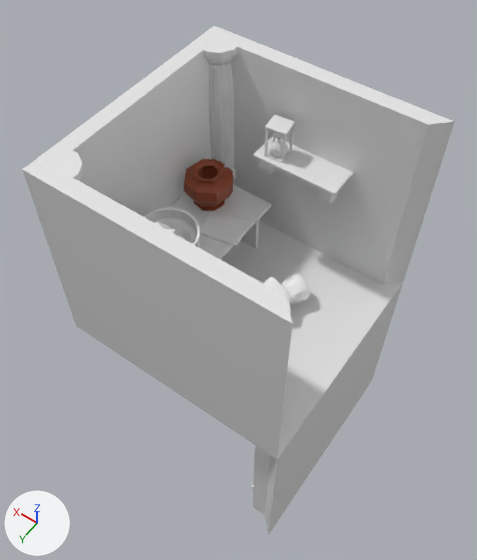
What one commit did to the Blender file Unity_Folder/S.U.C.A_1/Assets/level_7/level_7.blend.
Before and after are seen from a camera (50 mm lens) standing at (-2.18, 3.14, 5.25) and looking at (0.15, -0.12, 0.14). The axes (+X, +Y, +Z) are drawn at lower left. The lights are the same throughout.

Objects in the first picture: 'coliseum_model', 'floor', 'paper', 'phone', 'pillar_2', 'pillar_3', 'pillar_4', 'pot_big', 'rack_detail_R', 'rack_small_R', 'sand_clock_base', 'table', 'tit_flaviy_sculpture', 'wall_1', 'wall_2', 'wall_3', 'wall_4'.
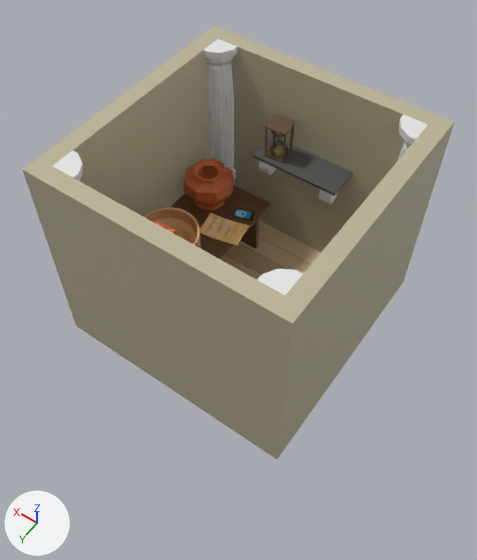
Diff of the bpy script that builds the scene:
```diff
--- a/Unity_Folder/S.U.C.A_1/Assets/level_7/level_7.blend.py
+++ b/Unity_Folder/S.U.C.A_1/Assets/level_7/level_7.blend.py
@@ mat_pot_mat @@
 n0 = _N.new('ShaderNodeBsdfPrincipled'); n0.name = 'Principled BSDF'
 n0.subsurface_method = 'BURLEY'
-n0.inputs[0].default_value = (0.288, 0.0586, 0.0196, 1.0)  # 'Base Color', brown #924426
 n1 = _N.new('ShaderNodeOutputMaterial'); n1.name = 'Material Output'
+n2 = _N.new('ShaderNodeTexImage'); n2.name = 'Image Texture'
+n2.image = img_level_7_terracot_tex_2_png
+n3 = _N.new('ShaderNodeMapping'); n3.name = 'Mapping'
+n3.vector_type = 'TEXTURE'
+n4 = _N.new('ShaderNodeTexCoord'); n4.name = 'Texture Coordinate'
 _L.new(n0.outputs[0], n1.inputs[0])  # 'BSDF' to 'Surface'
+_L.new(n2.outputs[0], n0.inputs[0])  # 'Color' to 'Base Color'
+_L.new(n3.outputs[0], n2.inputs[0])  # 'Vector' to 'Vector'
+_L.new(n4.outputs[2], n3.inputs[0])  # 'UV' to 'Vector'
@@ mat_floor @@
 n1 = _N.new('ShaderNodeBsdfPrincipled'); n1.name = 'Principled BSDF'
 n1.inputs[2].default_value = 0.4  # 'Roughness'
+n2 = _N.new('ShaderNodeTexImage'); n2.name = 'Image Texture'
+n2.image = img_seamless_wood_plank_texture_background_212889_132_jpg
+n3 = _N.new('ShaderNodeMapping'); n3.name = 'Mapping'
+n3.vector_type = 'TEXTURE'
+n4 = _N.new('ShaderNodeTexCoord'); n4.name = 'Texture Coordinate'
 _L.new(n1.outputs[0], n0.inputs[0])  # 'BSDF' to 'Surface'
+_L.new(n2.outputs[0], n1.inputs[0])  # 'Color' to 'Base Color'
+_L.new(n3.outputs[0], n2.inputs[0])  # 'Vector' to 'Vector'
+_L.new(n4.outputs[2], n3.inputs[0])  # 'UV' to 'Vector'
@@ mat_wall_mat @@
 mat_wall_mat = principled_material('wall_mat')
-mat_wall_mat.base_color = (0.8, 0.8, 0.8)  # white #e7e7e7
+mat_wall_mat.base_color = (0.509, 0.462, 0.314)  # beige #bdb598
 mat_wall_mat.roughness = 0.4
@@ mat_coliseum_texture @@
+mat_coliseum_texture = principled_material('coliseum_texture')
+mat_coliseum_texture.base_color = (0.615, 0.309, 0.13)  # orange #ce9765
@@ mat_paper_mat @@
+mat_paper_mat = bpy.data.materials.new('paper_mat')
+# uses the picture img_level_7_paper_texture_back_png
@@ me_cube_006 @@
 me_cube_006.from_pydata(...)  # 36 vertices, 33 faces; spans x -0.81..1.03, y -0.97..0.0, z -0.47..1.0
+me_cube_006.materials.append(mat_table_mat)  # brown #684627
@@ me_plane_002 @@
 me_plane_002.from_pydata(...)  # 40 vertices, 38 faces; spans x -1.0..1.0, y -1.0..1.0, z -0.11..0.03
+me_plane_002.materials.append(mat_paper_mat)
@@ me_cube_021 @@
 me_cube_021.from_pydata(...)  # 8 vertices, 6 faces; spans x -1.0..1.0, y -0.5..1.0, z -0.07..0.06
-me_cube_021.materials.append(mat_floor)  # white #e7e7e7
+me_cube_021.materials.append(mat_rack_mat)  # dark grey #555555
@@ me_cube_022 @@
 me_cube_022.from_pydata(...)  # 16 vertices, 12 faces; spans x -1.0..0.0, y -0.75..0.0, z -0.07..1.54
-me_cube_022.materials.append(mat_floor)  # white #e7e7e7
+me_cube_022.materials.append(mat_sand_clock)  # brown #6b523c
@@ me_cylinder @@
 me_cylinder.from_pydata(...)  # 2081 vertices, 2079 faces; spans x -1.57..1.57, y -1.57..1.57, z -0.32..1.8
+# me_cylinder part 1: 1935 of the faces centred in x -1.56..1.56, y -1.56..1.56, z -0.32..1.79 switch from no material to mat_coliseum_texture (orange #ce9765)
+me_cylinder.materials.append(mat_door_coliseum_mat)  # black #1f1f1f
@@ ob_pillar_4 @@
 ob_pillar_4 = bpy.data.objects.new('pillar_4', me_cube_009)
-ob_pillar_4.location = (-1.0, 1.0, -0.77)
+ob_pillar_4.location = (-1.0, 1.0, 1.23)
 ob_pillar_4.scale = (0.0698, 0.145, 0.274)
@@ ob_pillar_3 @@
 ob_pillar_3 = bpy.data.objects.new('pillar_3', me_cube_013)
-ob_pillar_3.location = (-0.9, -0.91, -0.76)
+ob_pillar_3.location = (-0.9, -0.91, 1.24)
 ob_pillar_3.scale = (0.0698, 0.145, 0.274)
@@ ob_wall_4 @@
 ob_wall_4 = bpy.data.objects.new('wall_4', me_cube_004)
-ob_wall_4.location = (-1.09, 0.0, -1.07)
+ob_wall_4.location = (-1.09, 0.0, 0.93)
```

Changed parts and their boxes [x1, y1, x2, y2] in the pictures (477 x 560 px):
'wall_1', recoloured (grey to yellow): [22, 166, 293, 459] in both
'wall_3', recoloured (grey to yellow): [215, 26, 454, 284] in both
'wall_4', recoloured, moved: before [265, 282, 403, 535]; after [277, 122, 454, 459]
'wall_2', recoloured (grey to yellow): [23, 26, 218, 217] in both
'floor', surface changed (grey to brown): [220, 221, 383, 423] in both
'table', recoloured (grey to brown): [171, 185, 271, 260] in both
'rack_small_R', surface changed, recoloured (white to grey): [253, 136, 353, 196] in both
'pot_big', surface changed: [183, 159, 234, 211] in both
'pillar_4', moved: before [251, 417, 285, 515]; after [257, 269, 303, 295]
'paper', recoloured (grey to brown): [200, 212, 250, 246] in both
'sand_clock_base', surface changed, recoloured (white to brown): [264, 115, 295, 163] in both
'pillar_3', moved: before [362, 280, 378, 297]; after [397, 114, 428, 161]
'rack_detail_R', surface changed, recoloured: [259, 161, 338, 204] in both
'phone', recoloured (grey to cyan): [232, 208, 255, 221] in both
part 1 of me_cylinder, recoloured (grey to brown): [144, 207, 201, 248] in both
